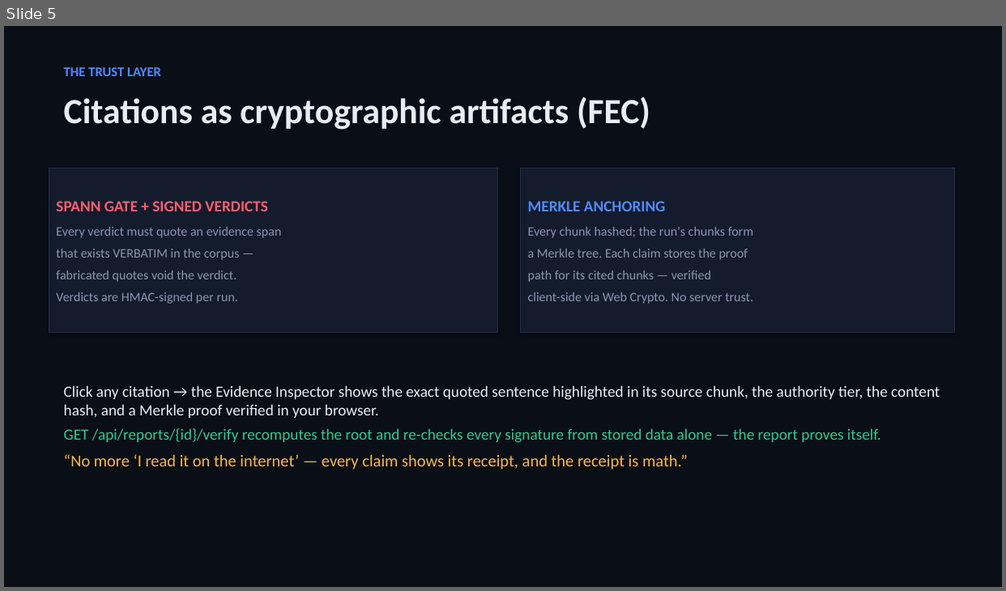
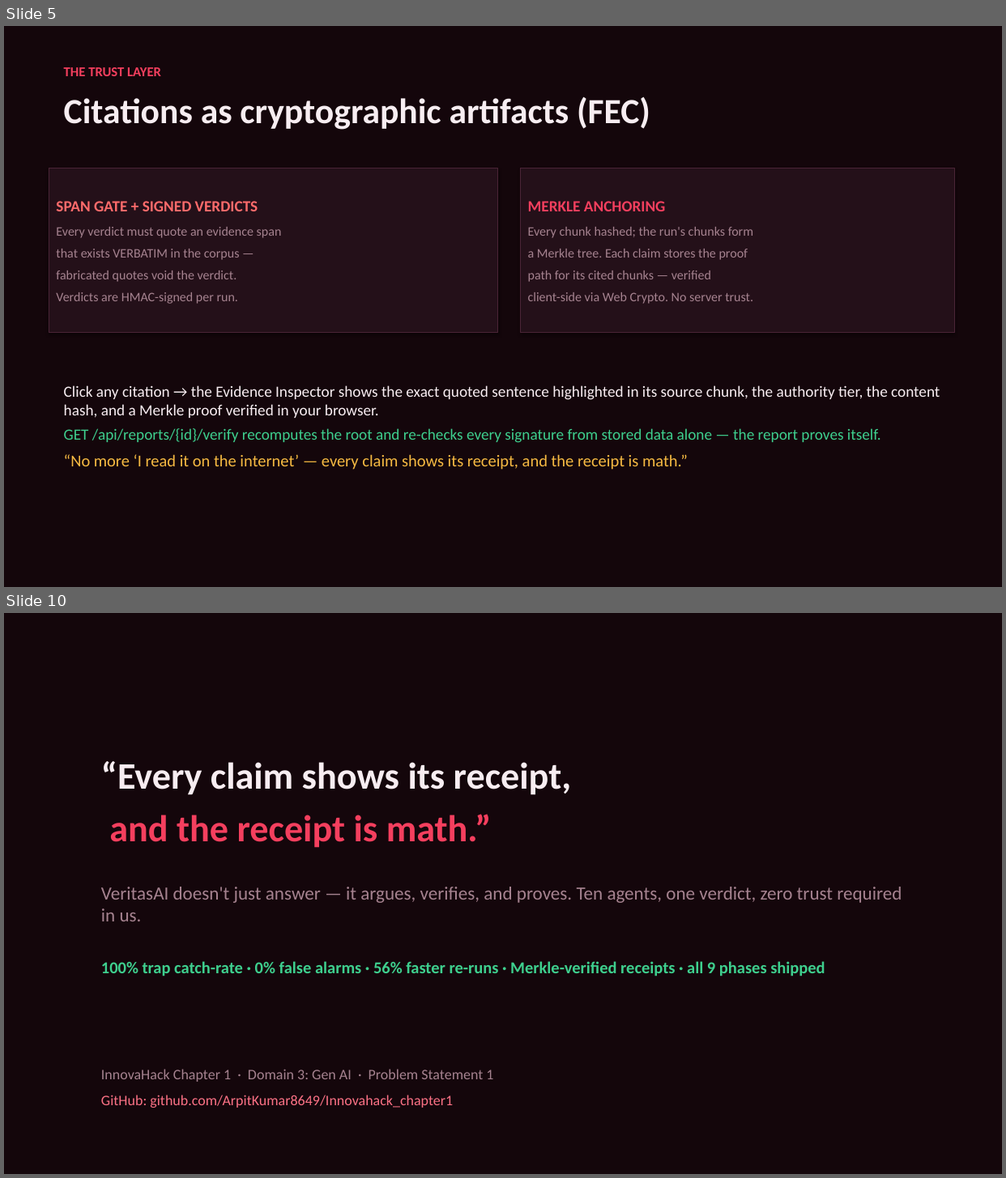
Before and after one commit to ArpitKumar8649/Innovahack_chapter1, a slide deck: submission/VeriFact_Deck.pptx. Shown one above the other, each under a label of ours: slide 5 before the commit, slides 5 and 10 after it; the slides between them are not shown. The pictures are 1006x591 and 1006x1178 pixels, drawn with LibreOffice and Linux fonts; fonts in the diff are those of the drawing. Boxes give left, top, right and bottom in pixels: in the first picture for what was removed or moved away, otherwise in the second. Text is boxed around its words. In the diff, an @@ line names an element or a change of style, - is before the commit and + after.

```diff
--- a/submission/VeriFact_Deck.pptx
+++ b/submission/VeriFact_Deck.pptx
@@ slide 10 added at bbox=[4, 613, 1002, 1174], background #14060B @@
@@ text added at bbox=[101, 761, 901, 977], 18 pt, text #A5828F, bold @@
+“Every claim shows its receipt,
+and the receipt is math.”
+VeritasAI doesn't just answer — it argues, verifies, and proves. Ten agents, one verdict, zero trust required in us.
+100% trap catch-rate · 0% false alarms · 56% faster re-runs · Merkle-verified receipts · all 9 phases shipped
@@ text added at bbox=[101, 1069, 493, 1108], 14 pt, text #FB7185 @@
+InnovaHack Chapter 1 · Domain 3: Gen AI · Problem Statement 1
+GitHub: github.com/ArpitKumar8649/Innovahack_chapter1
@@ slide 5 changed as well @@
@@ background #0A0E17 to #14060B @@
@@ text "THE TRUST LAYER" at bbox=[64, 67, 650, 130]: text colour #4F8CFF to #F43F5E in "THE TRUST LAYER"; text colour #E8ECF4 to #F7EDF1 in "Citations as cryptographic artifacts (FEC)" @@
@@ rectangle "SPAN GATE + SIGNED VERDICTS" at bbox=[49, 169, 498, 333]: fill #141B2D to #241019; outline #232E47 0.75 pt to #4A2436 0.75 pt @@
@@ rectangle "MERKLE ANCHORING" at bbox=[521, 169, 955, 333]: text colour #4F8CFF to #F43F5E in "MERKLE ANCHORING"; text colour #8B96AD to #A5828F; fill #141B2D to #241019; outline #232E47 0.75 pt to #4A2436 0.75 pt @@
@@ text in rectangle at bbox=[56, 201, 258, 211]: text changed; text colour #FF5D6C to #FF6B6B @@
-SPANN GATE + SIGNED VERDICTS
+SPAN GATE + SIGNED VERDICTS
@@ text in rectangle at bbox=[56, 227, 282, 304]: text colour #8B96AD to #A5828F in "Every verdict must quote an evidence span", "that exists VERBATIM in the corpus —", "fabricated quotes void the verdict.", "Verdicts are HMAC-signed per run." @@
@@ text at bbox=[64, 386, 940, 443]: text colour #E8ECF4 to #F7EDF1 in "Click any citation → the Evidence Inspector ..."; text colour #2ECC8F to #3ECF8E in "GET /api/reports/{id}/verify recomputes the root and re-chec ..." @@
```
Also in this commit, not shown: 4 other slides changed, 4 other slides added, 2 slides removed, 5 other files.
